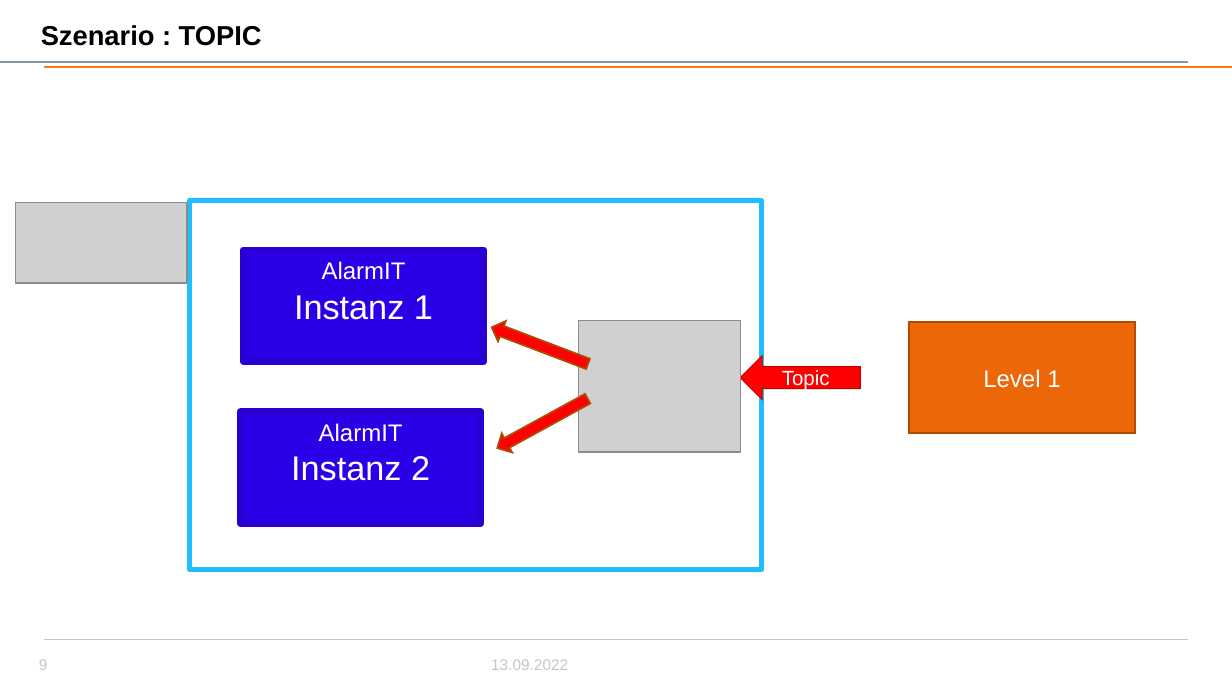
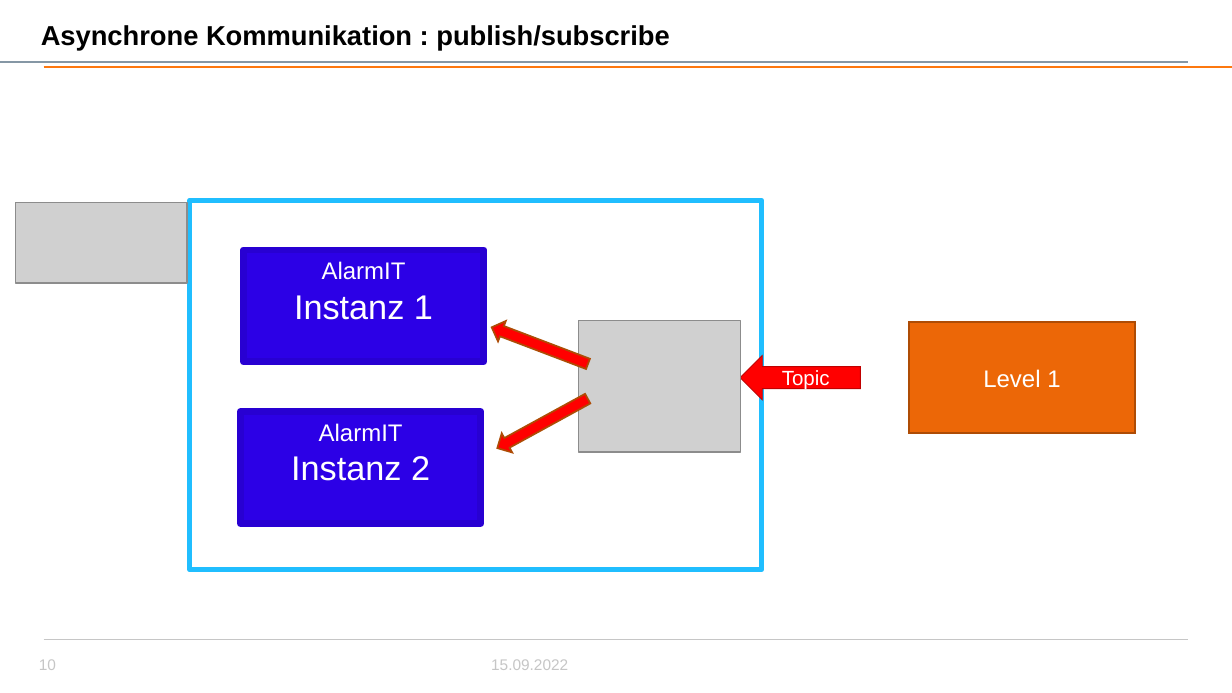
Before and after one commit to JeremiePlanta/testtest, a slide deck: slide 10 of KommunikationVerteilteSysteme.pptx (slide 9 before the commit). Drawn at 1232x693 pixels with LibreOffice and Linux fonts; fonts in the diff are those of the drawing; grey boxes stand for pictures; background and template pictures are left out. Boxes give left, top, right and bottom in pixels: in the first picture for what was removed or moved away, otherwise in the second. Text is boxed around its words. In the diff, an @@ line names an element or a change of style, - is before the commit and + after.

```diff
--- a/KommunikationVerteilteSysteme.pptx
+++ b/KommunikationVerteilteSysteme.pptx
@@ title at (41, 25, 669, 51): text changed @@
-Szenario : TOPIC
+Asynchrone Kommunikation : publish/subscribe
@@ page number at (39, 659, 56, 670): text changed @@
-9
+10
@@ text at (491, 659, 568, 670): text changed @@
-13.09.2022
+15.09.2022
```
Also in this commit, not shown: 10 other slides changed, 2 slides added, 1 slide removed.
